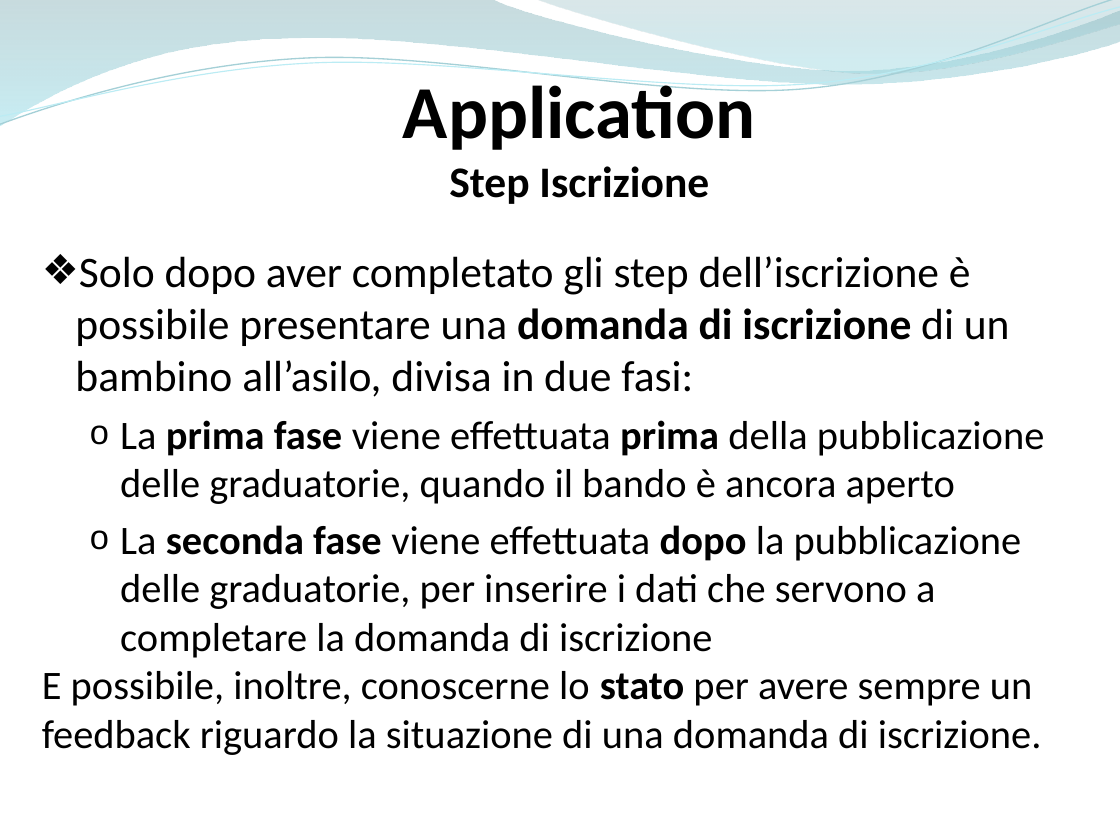
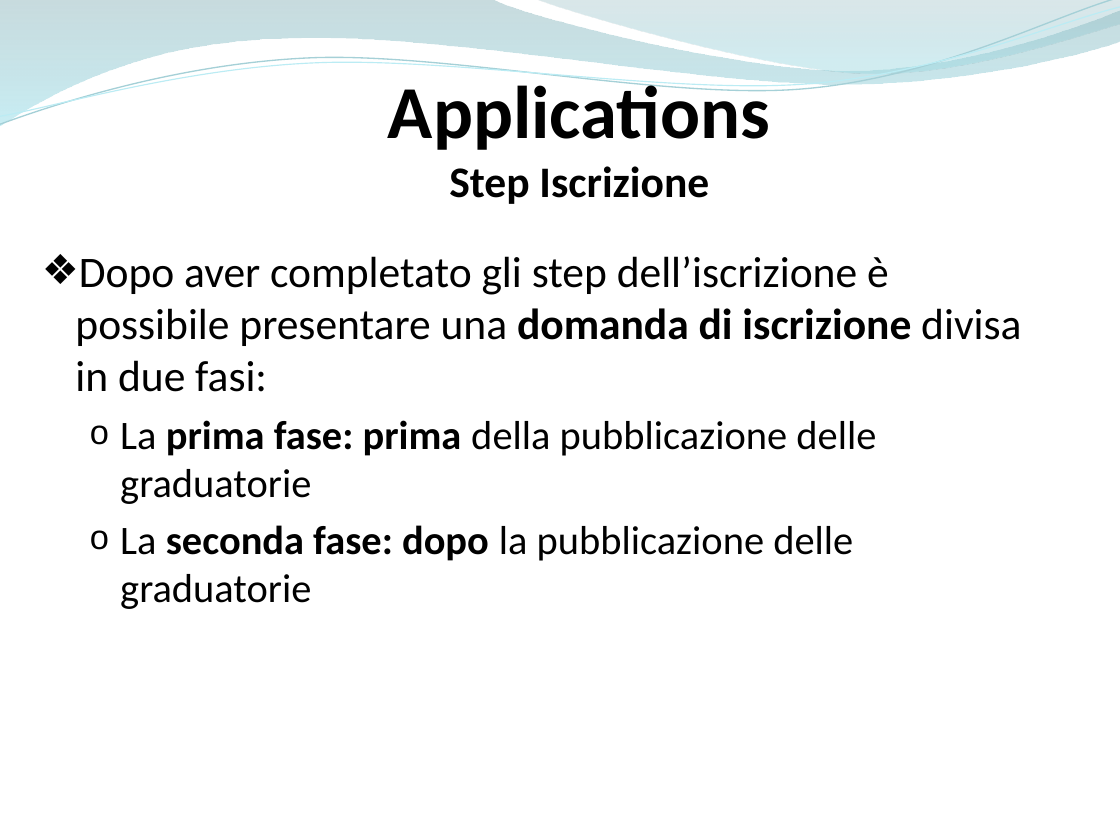
Before and after one commit to ammirate/at-silo, a slide deck: slide 78 of Presentazione/Atsilo1/[BOZZA] Atsilo_A_PresentazioneFinale copia.pptx (slide 79 before the commit). Drawn at 1120x840 pixels with LibreOffice and Linux fonts; fonts in the diff are those of the drawing. Boxes give left, top, right and bottom in pixels: in the first picture for what was removed or moved away, otherwise in the second. Text is boxed around its words. In the diff, an @@ line names an element or a change of style, - is before the commit and + after.

```diff
--- a/Presentazione/Atsilo1/[BOZZA] Atsilo_A_PresentazioneFinale copia.pptx
+++ b/Presentazione/Atsilo1/[BOZZA] Atsilo_A_PresentazioneFinale copia.pptx
@@ text "Applications" moved from (x1=403, y1=76, x2=756, y2=204) to (x1=388, y1=76, x2=770, y2=204) @@
@@ text at (x1=388, y1=76, x2=770, y2=150): text changed @@
-Application
+Applications
@@ text at (x1=75, y1=256, x2=1021, y2=609): text changed @@
-❖ Solo dopo aver completato gli step dell’iscrizione è possibile presentare una domanda di iscrizione di un bambino all’asilo, divisa in due fasi:
-  o La prima fase viene effettuata prima della pubblicazione delle graduatorie, quando il bando è ancora aperto
-  o La seconda fase viene effettuata dopo la pubblicazione delle graduatorie, per inserire i dati che servono a completare la domanda di iscrizione
-  E possibile, inoltre, conoscerne lo stato per avere sempre un feedback riguardo la situazione di una domanda di iscrizione.
+❖ Dopo aver completato gli step dell’iscrizione è possibile presentare una domanda di iscrizione divisa in due fasi:
+  o La prima fase: prima della pubblicazione delle graduatorie
+  o La seconda fase: dopo la pubblicazione delle graduatorie
```
Also in this commit, not shown: 12 other slides changed, 1 slide added, 3 slides removed.
